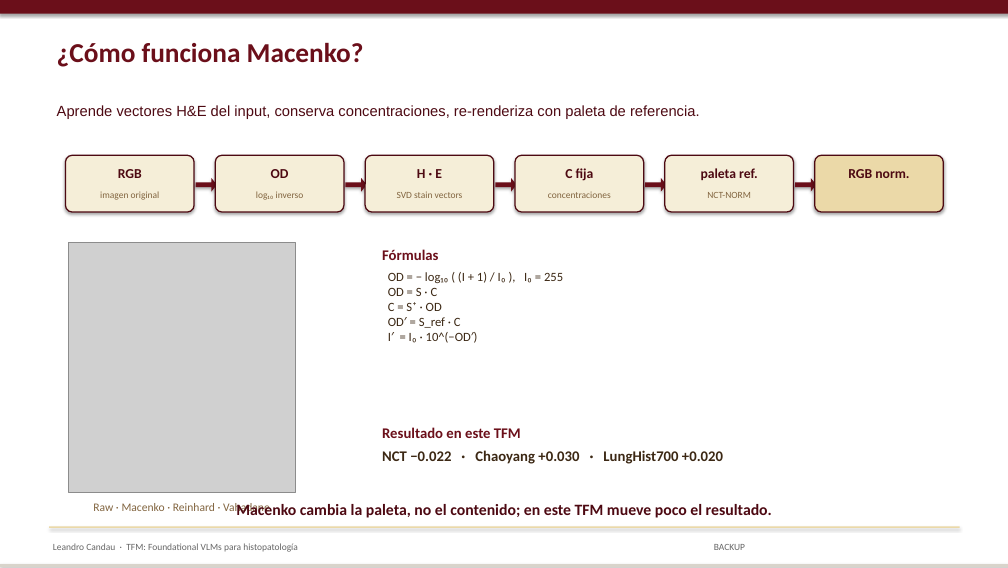
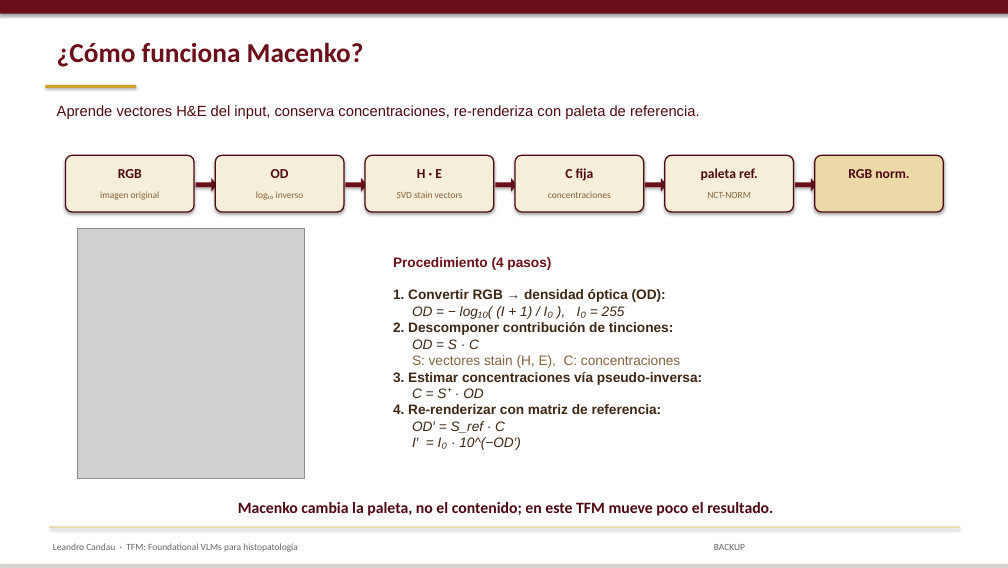
Before and after one commit to lcandau/histopathology-clip-lab, a slide deck: slide 30 of report/TFM_defense.pptx. Drawn at 1008x568 pixels with LibreOffice and Linux fonts; fonts in the diff are those of the drawing; grey boxes stand for pictures. Boxes give left, top, right and bottom in pixels: in the first picture for what was removed or moved away, otherwise in the second. Text is boxed around its words. In the diff, an @@ line names an element or a change of style, - is before the commit and + after.

Commit message:
Final version presentation

```diff
--- a/report/TFM_defense.pptx
+++ b/report/TFM_defense.pptx
@@ rectangle added at (x1=45, y1=85, x2=136, y2=88), fill #C9A227 @@
@@ picture moved from (x1=68, y1=242, x2=295, y2=492) to (x1=77, y1=229, x2=304, y2=478) @@
@@ text removed at (x1=382, y1=249, x2=438, y2=260) @@
-Fórmulas
@@ text "Procedimiento (4 pasos)" moved from (x1=388, y1=272, x2=563, y2=343) to (x1=393, y1=257, x2=702, y2=450) @@
@@ text at (x1=393, y1=257, x2=673, y2=335): text changed; size 12 to 13 pt; font Calibri to Arial; bold on @@
-OD = − log₁₀ ( (I + 1) / I₀ ), I₀ = 255
+Procedimiento (4 pasos)
+1. Convertir RGB → densidad óptica (OD):
+OD = − log₁₀( (I + 1) / I₀ ), I₀ = 255
+2. Descomponer contribución de tinciones:
@@ text at (x1=393, y1=355, x2=702, y2=385): paragraphs added @@
+S: vectores stain (H, E), C: concentraciones
+3. Estimar concentraciones vía pseudo-inversa:
@@ text at (x1=412, y1=339, x2=521, y2=450): size 12 to 13 pt, font Calibri to Arial, italic on in "OD = S · C", "C = S⁺ · OD", "OD′ = S_ref · C", "I′ = I₀ · 10^(−OD′)" @@
@@ text at (x1=393, y1=404, x2=662, y2=414): paragraph added @@
+4. Re-renderizar con matriz de referencia:
@@ text removed at (x1=382, y1=427, x2=521, y2=438) @@
-Resultado en este TFM
@@ text removed at (x1=382, y1=450, x2=723, y2=464) @@
-NCT −0.022 · Chaoyang +0.030 · LungHist700 +0.020
@@ text removed at (x1=93, y1=503, x2=270, y2=514) @@
-Raw · Macenko · Reinhard · Vahadane
```
Also in this commit, not shown: 28 other slides changed.
